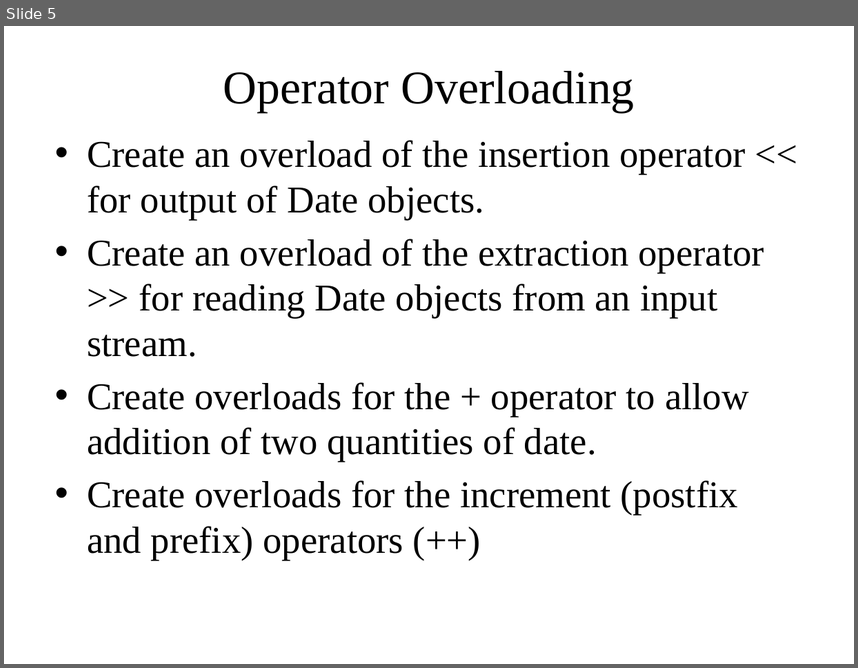
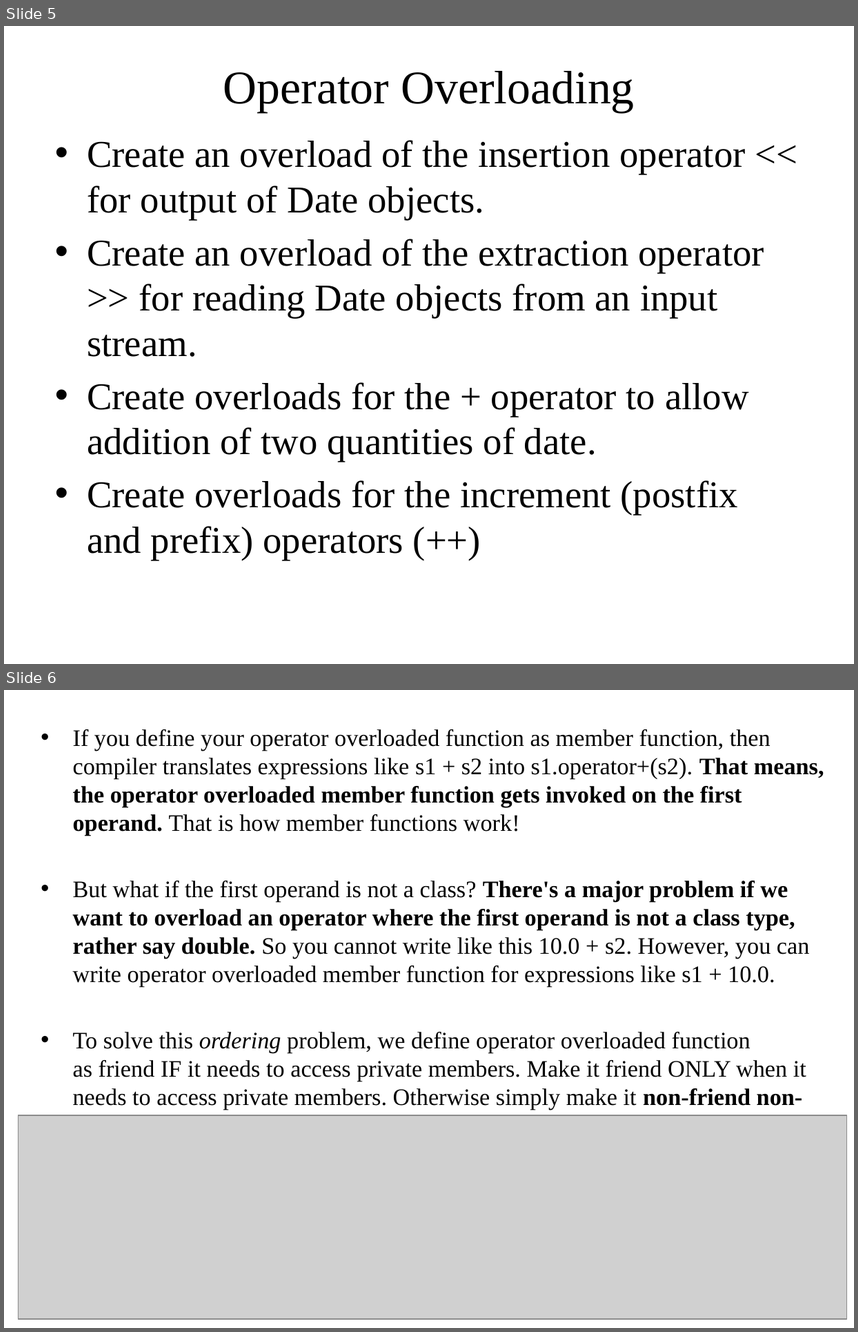
Before and after one commit to muye20/COP3330, a slide deck: DateClassFrame/DateClassPPT.pptx. Shown one above the other, each under a label of ours: slide 5 before the commit, slides 5 and 6 after it. The pictures are 858x668 and 858x1332 pixels, drawn with LibreOffice and Linux fonts; fonts in the diff are those of the drawing; grey boxes stand for pictures. Boxes give left, top, right and bottom in pixels: in the first picture for what was removed or moved away, otherwise in the second. Text is boxed around its words. In the diff, an @@ line names an element or a change of style, - is before the commit and + after.

Commit message:
PPT

```diff
--- a/DateClassFrame/DateClassPPT.pptx
+++ b/DateClassFrame/DateClassPPT.pptx
@@ slide 6 added at (4, 690, 854, 1328), background #FFFFFF @@
@@ text added at (73, 729, 824, 1110), 20 pt, text #000000 @@
+• If you define your operator overloaded function as member function, then compiler translates expressions like s1 + s2 into s1.operator+(s2). That means, the operator overloaded member function gets invoked on the first operand. That is how member functions work!
+• But what if the first operand is not a class? There's a major problem if we want to overload an operator where the first operand is not a class type, rather say double. So you cannot write like this 10.0 + s2. However, you can write operator overloaded member function for expressions like s1 + 10.0.
+• To solve this ordering problem, we define operator overloaded function as friend IF it needs to access private members. Make it friend ONLY when it needs to access private members. Otherwise simply make it non-friend non-member function to improve encapsulation!
@@ picture added at (18, 1115, 847, 1319) @@
```
